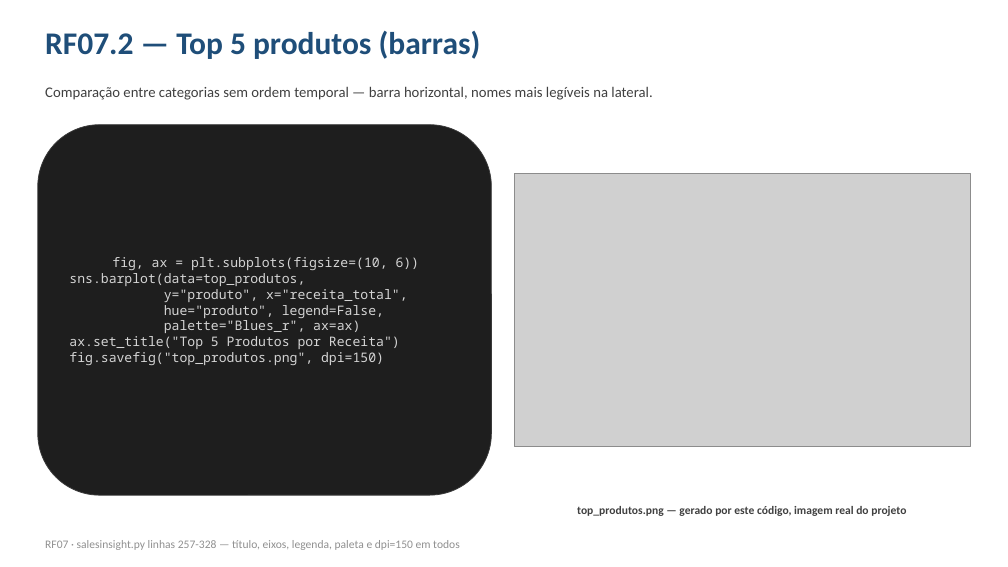
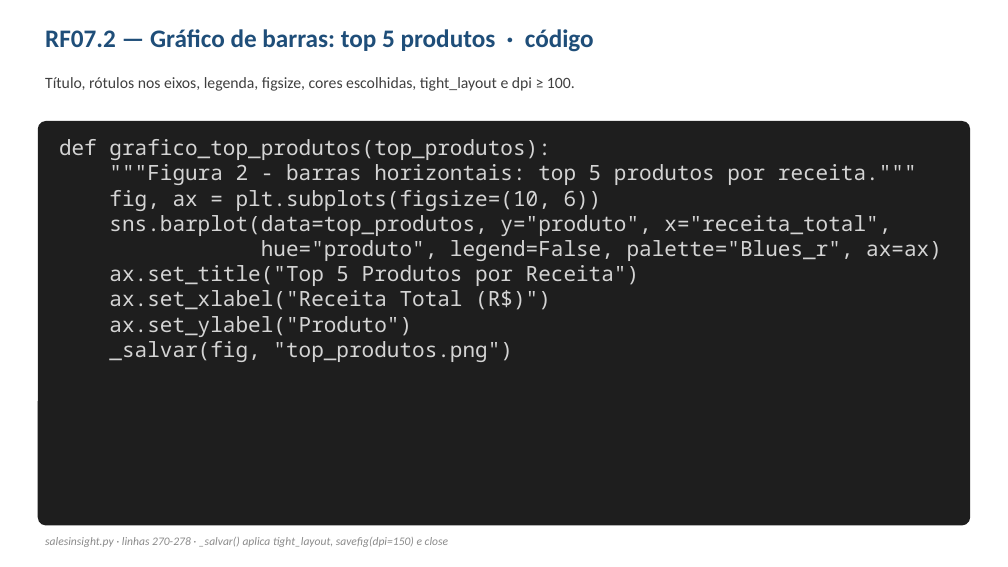
Before and after one commit to petersongardin/SalesInsight-PY, a slide deck: slide 18 of SalesInsight_PY.pptx (slide 10 before the commit). Drawn at 1008x567 pixels with LibreOffice and Linux fonts; fonts in the diff are those of the drawing; grey boxes stand for pictures. Boxes give left, top, right and bottom in pixels: in the first picture for what was removed or moved away, otherwise in the second. Text is boxed around its words. In the diff, an @@ line names an element or a change of style, - is before the commit and + after.

```diff
--- a/SalesInsight_PY.pptx
+++ b/SalesInsight_PY.pptx
@@ text at <box>45,29,594,52</box>: text changed; size 30 to 24 pt @@
-RF07.2 — Top 5 produtos (barras)
+RF07.2 — Gráfico de barras: top 5 produtos · código
@@ text removed at <box>45,86,652,100</box> @@
-Comparação entre categorias sem ordem temporal — barra horizontal, nomes mais legíveis na lateral.
@@ text added at <box>45,77,575,91</box>, 15 pt, text #404040 @@
+Título, rótulos nos eixos, legenda, figsize, cores escolhidas, tight_layout e dpi ≥ 100.
@@ rounded rectangle "def grafico_top_produtos(top_produtos):": place and size @@
-rounded rectangle "def grafico_top_produtos(top_produtos):" at <box>38,125,492,495</box>
+rounded rectangle "def grafico_top_produtos(top_produtos):" at <box>38,121,970,526</box>
@@ rounded rectangle "def grafico_top_produtos(top_produtos):" at <box>38,121,970,526</box>: vertical alignment middle to top; outline #3A3A3A 0.75 pt to none; proportions changed @@
@@ text in rounded rectangle at <box>59,139,917,185</box>: paragraphs added @@
+def grafico_top_produtos(top_produtos):
+"""Figura 2 - barras horizontais: top 5 produtos por receita."""
@@ picture removed at <box>514,173,970,447</box> @@
@@ text in rounded rectangle at <box>109,190,640,286</box>: size 12.5 to 20 pt in "fig, ax = plt.subplots(figsize=(10, 6))", "ax.set_title("Top 5 Produtos por Receita")"; alignment centre to left @@
@@ text in rounded rectangle at <box>109,215,942,261</box>: text changed; size 12.5 to 20 pt @@
-sns.barplot(data=top_produtos,
-y="produto", x="receita_total",
-hue="produto", legend=False,
-palette="Blues_r", ax=ax)
+sns.barplot(data=top_produtos, y="produto", x="receita_total",
+hue="produto", legend=False, palette="Blues_r", ax=ax)
@@ text in rounded rectangle at <box>109,290,551,362</box>: text changed; size 12.5 to 20 pt @@
-fig.savefig("top_produtos.png", dpi=150)
+ax.set_xlabel("Receita Total (R$)")
+ax.set_ylabel("Produto")
+_salvar(fig, "top_produtos.png")
@@ text removed at <box>577,506,906,516</box> @@
-top_produtos.png — gerado por este código, imagem real do projeto
@@ text at <box>45,537,448,547</box>: text changed; text colour #909090 to #8A8A8A; italic on @@
-RF07 · salesinsight.py linhas 257-328 — título, eixos, legenda, paleta e dpi=150 em todos
+salesinsight.py · linhas 270-278 · _salvar() aplica tight_layout, savefig(dpi=150) e close
```
Also in this commit, not shown: 18 other slides changed, 19 slides added, 2 slides removed, 15 other files.
